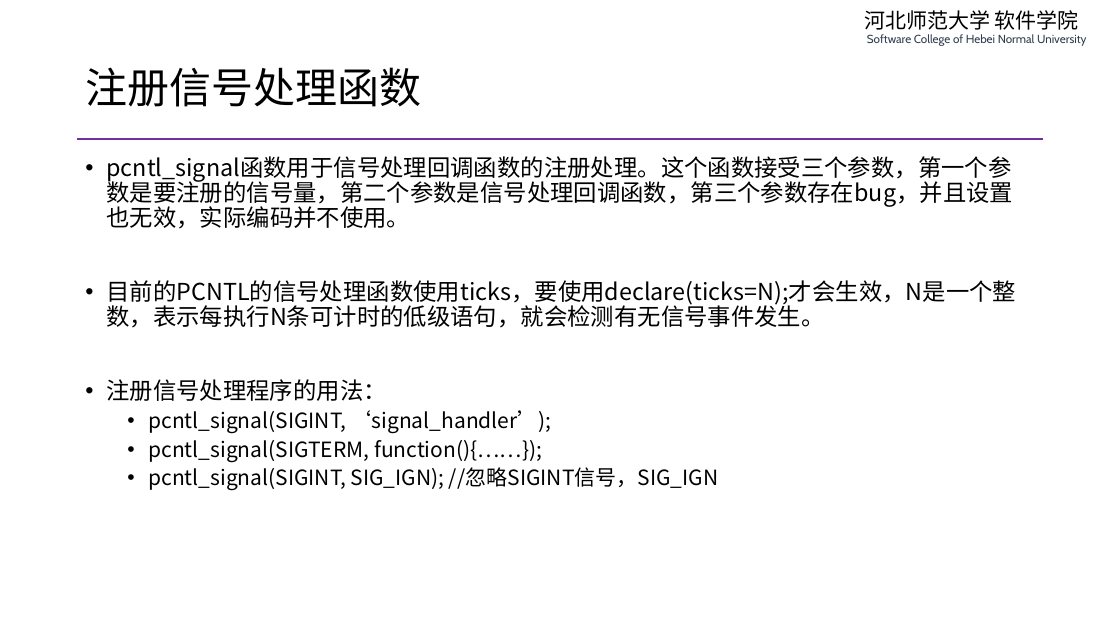
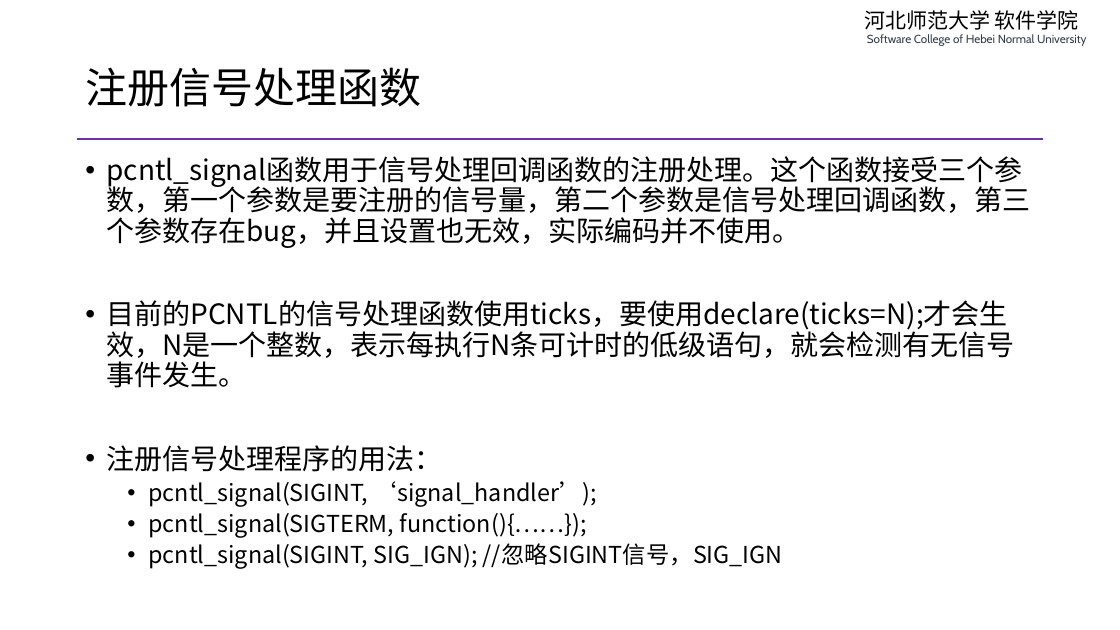
Before and after one commit to edu2act/course-php-serverside-development-on-linux, a slide deck: slide 12 of materials/slides/ch06-php-process-control.pptx. Drawn at 1120x630 pixels with LibreOffice and Linux fonts; fonts in the diff are those of the drawing. Boxes give left, top, right and bottom in pixels: in the first picture for what was removed or moved away, otherwise in the second. Text is boxed around its words. In the diff, an @@ line names an element or a change of style, - is before the commit and + after.

```diff
--- a/materials/slides/ch06-php-process-control.pptx
+++ b/materials/slides/ch06-php-process-control.pptx
@@ text "pcntl_signal函数用于信号处理回调函数的注册处理。这个函数接受三个参数，第一个参数是要注册的信号量，第二个参数 ..." at bbox=[106, 156, 1030, 569]: size 20 to 24 pt in "pcntl_signal函数用于信号处理回调函数的注册处理。这个函数接受三个参数，第一个参数是要注册的信号量，第二个参数 ...", "目前的PCNTL的信号处理函数使用ticks，要使用declare(ticks=N);才会生效，N是一个整数，表示每执行 ...", "注册信号处理程序的用法："; size 18 to 20 pt in "pcntl_signal(SIGINT, ‘signal_handler’);", "pcntl_signal(SIGTERM, function(){……});", "pcntl_signal(SIGINT, SIG_IGN); //忽略SIGINT信号，SIG_IGN" @@
```
Also in this commit, not shown: 7 other slides changed, 3 other files.
